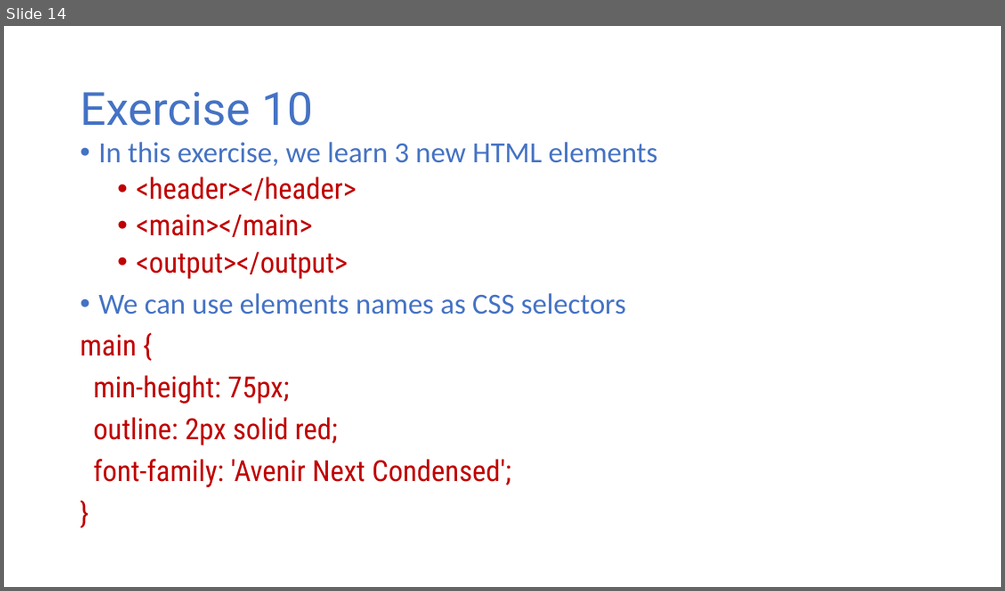
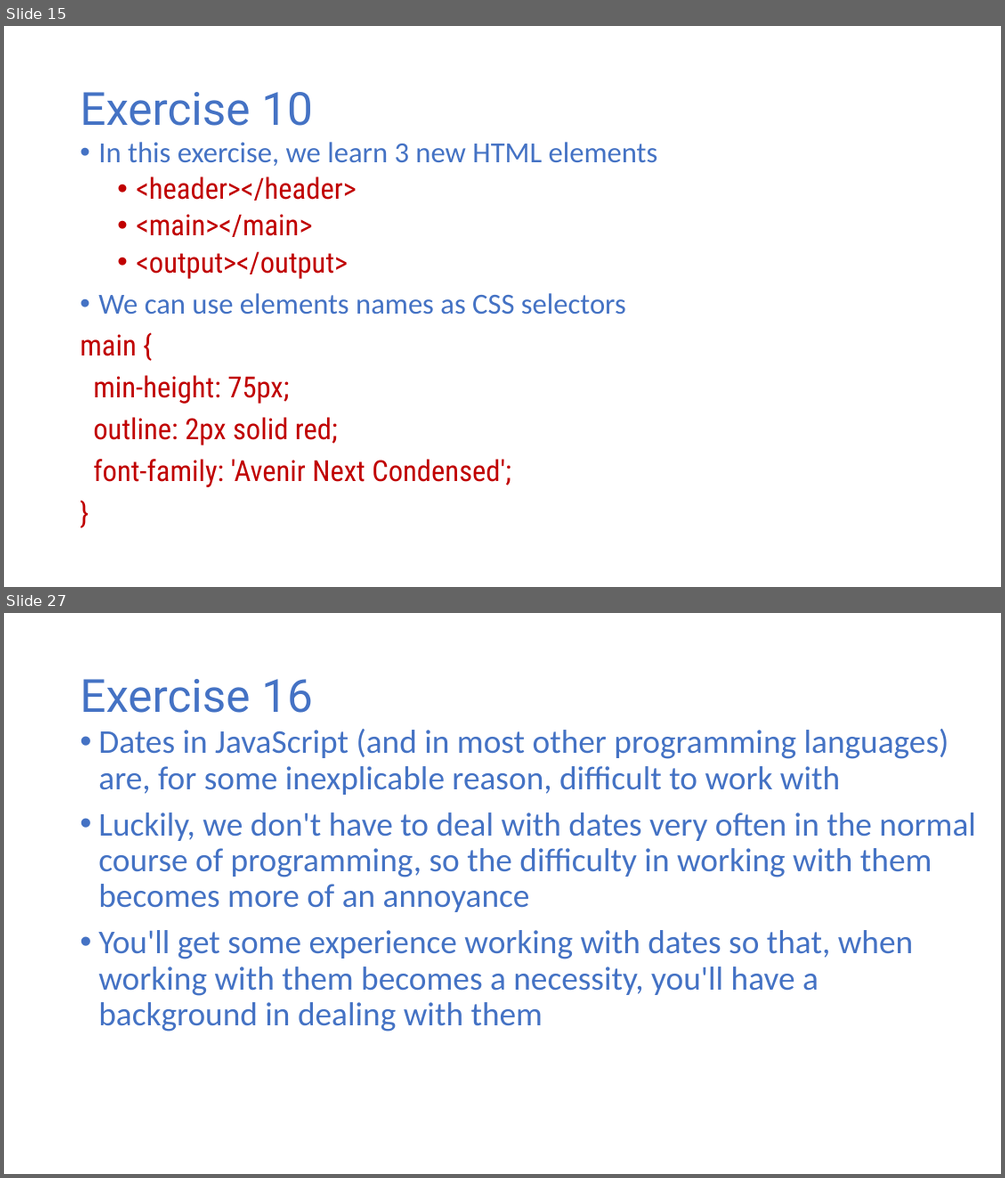
Before and after one commit to halbhelms/codingcareer, a slide deck: public/video-presentation/video-presentation.pptx. Shown one above the other, each under a label of ours: slide 14 before the commit, slides 15 and 27 after it; the slides between them are not shown. The pictures are 1005x591 and 1005x1178 pixels, drawn with LibreOffice and Linux fonts; fonts in the diff are those of the drawing. Boxes give left, top, right and bottom in pixels: in the first picture for what was removed or moved away, otherwise in the second. Text is boxed around its words. In the diff, an @@ line names an element or a change of style, - is before the commit and + after.

```diff
--- a/public/video-presentation/video-presentation.pptx
+++ b/public/video-presentation/video-presentation.pptx
@@ slide 27 added at <box>4,613,1001,1174</box>, background #FFFFFF @@
@@ title added at <box>80,679,313,713</box>, 44 pt, text #4472C4 @@
+Exercise 16
@@ text added at <box>98,729,976,1031</box>, 32 pt, text #4472C4 @@
+• Dates in JavaScript (and in most other programming languages) are, for some inexplicable reason, difficult to work with
+• Luckily, we don't have to deal with dates very often in the normal course of programming, so the difficulty in working with them becomes more of an annoyance
+• You'll get some experience working with dates so that, when working with them becomes a necessity, you'll have a background in dealing with them
@@ what was slide 14 is now slide 15 @@
```
Also in this commit, not shown: 4 slides changed, 18 other slides added, 10 other files.
